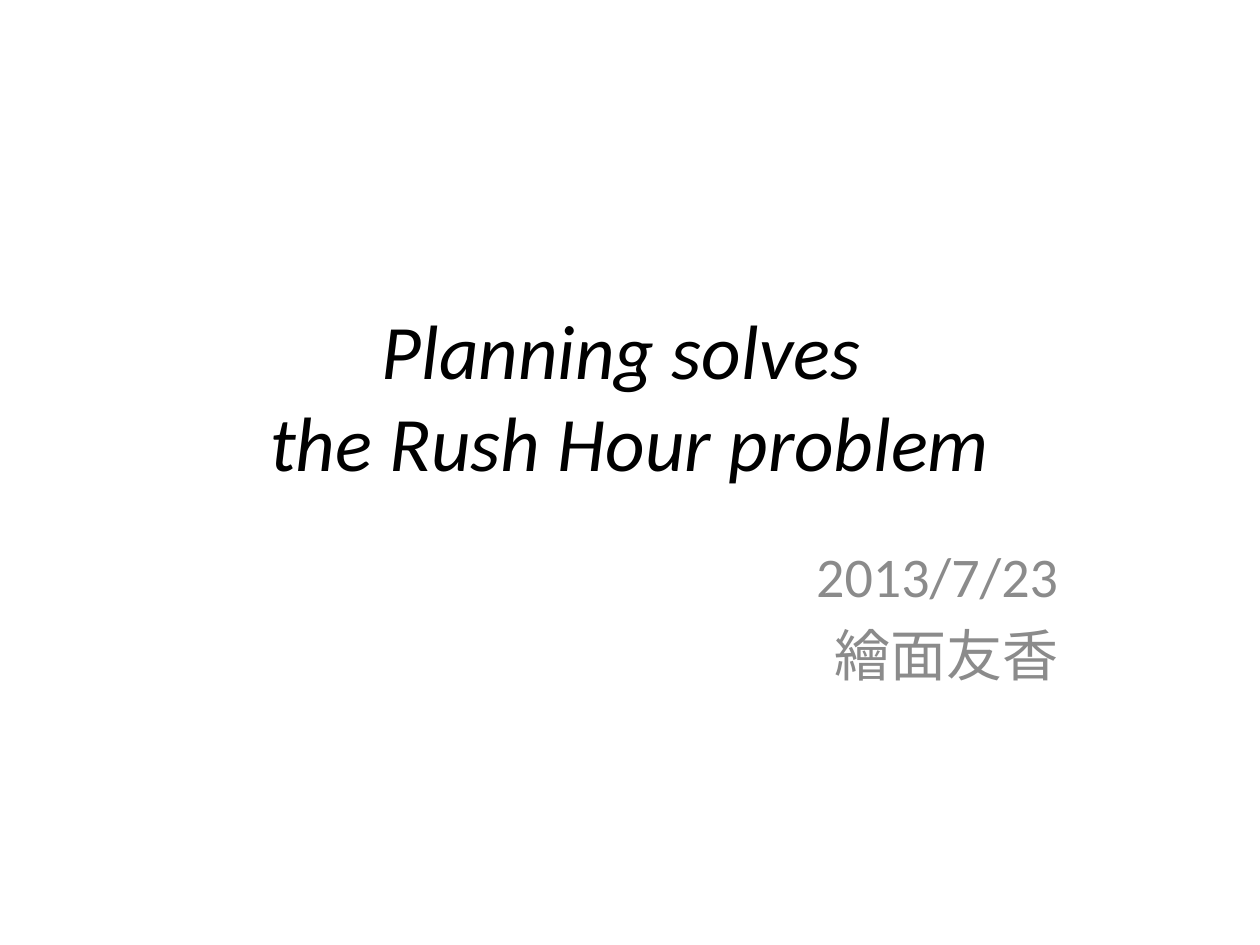
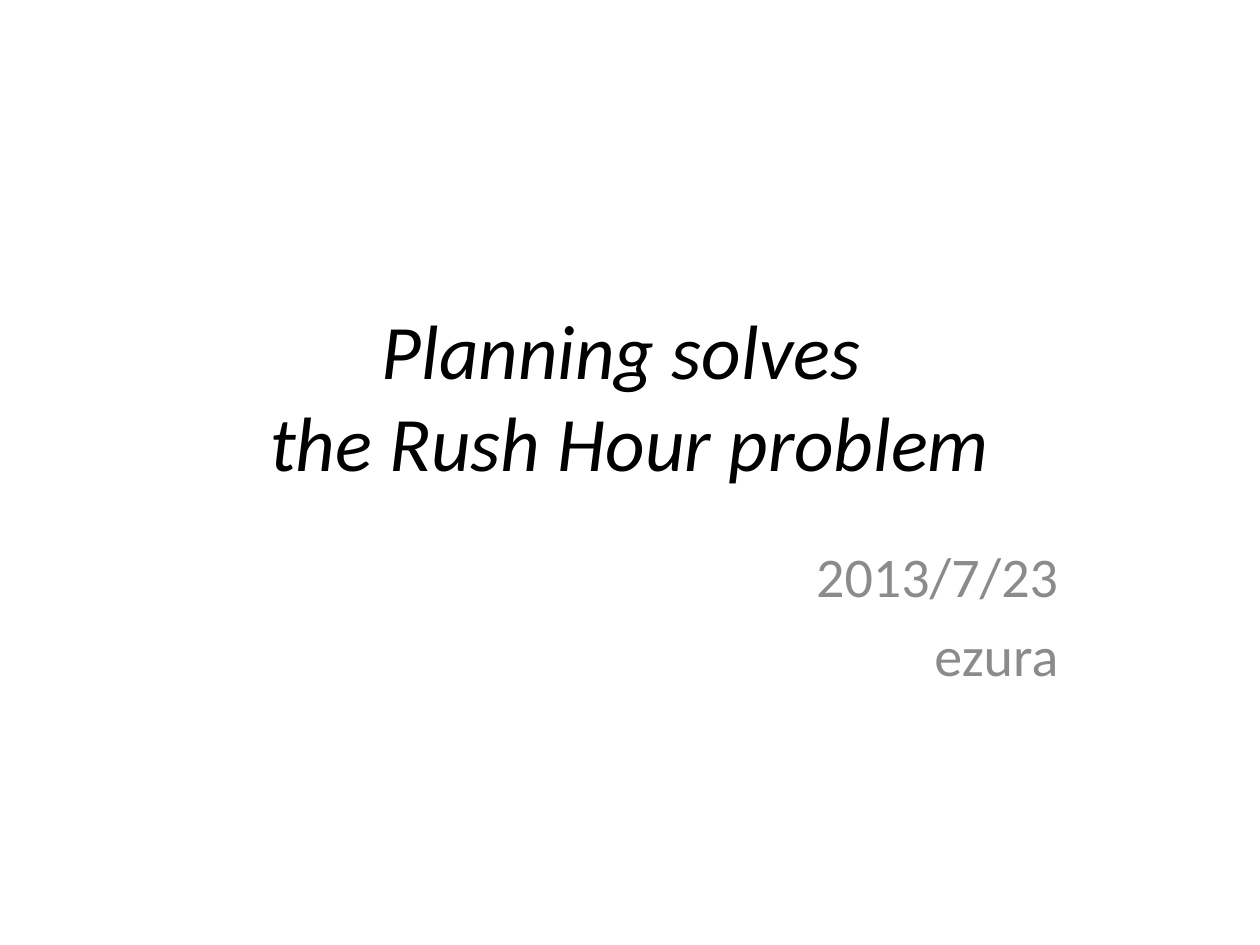
Before and after one commit to ezura/HaskellPractice, a slide deck: slide 1 of Planning_solves.pptx. Drawn at 1260x945 pixels with LibreOffice and Linux fonts; fonts in the diff are those of the drawing. Boxes give left, top, right and bottom in pixels: in the first picture for what was removed or moved away, otherwise in the second. Text is boxed around its words. In the diff, an @@ line names an element or a change of style, - is before the commit and + after.

```diff
--- a/Planning_solves.pptx
+++ b/Planning_solves.pptx
@@ subtitle at box(934, 649, 1058, 677): text changed @@
-繪面友香
+ezura
```
